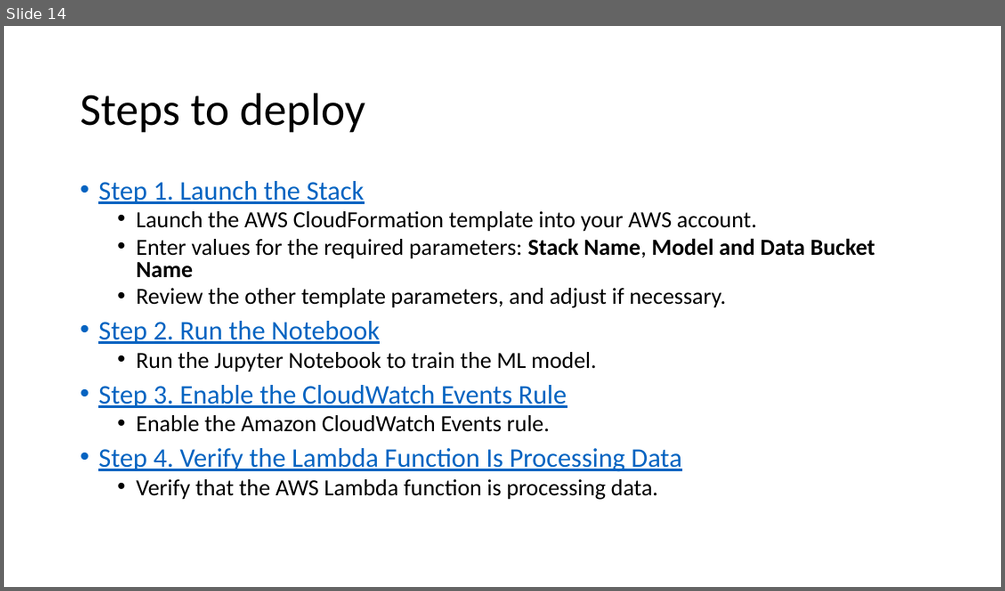
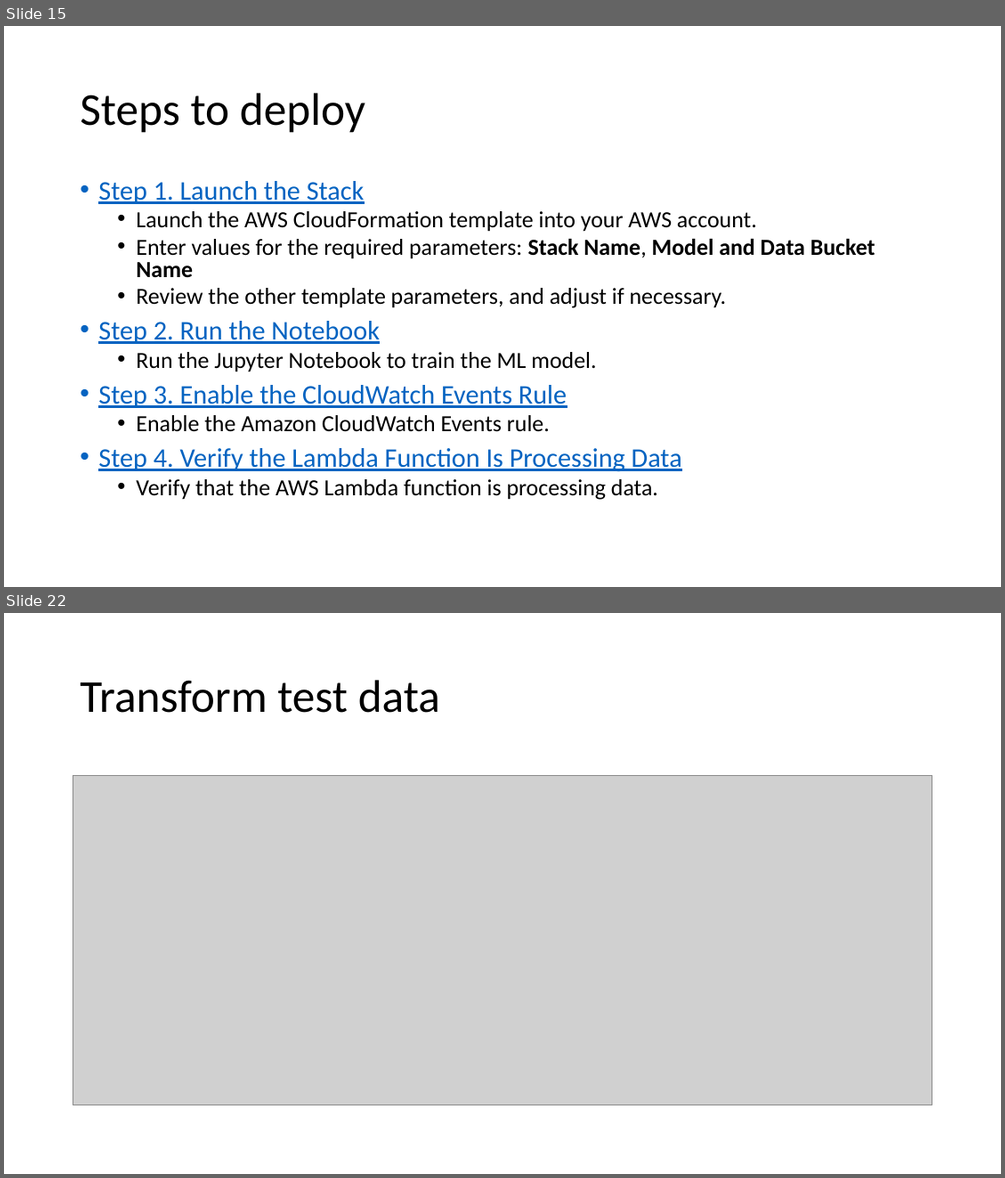
Before and after one commit to xuan0802/iot_slide, a slide deck: IoT analytics.pptx. Shown one above the other, each under a label of ours: slide 14 before the commit, slides 15 and 22 after it; the slides between them are not shown. The pictures are 1005x591 and 1005x1178 pixels, drawn with LibreOffice and Linux fonts; fonts in the diff are those of the drawing; grey boxes stand for pictures. Boxes give left, top, right and bottom in pixels: in the first picture for what was removed or moved away, otherwise in the second. Text is boxed around its words. In the diff, an @@ line names an element or a change of style, - is before the commit and + after.

```diff
--- a/IoT analytics.pptx
+++ b/IoT analytics.pptx
@@ slide 22 added at (4,613,1001,1174), background #FFFFFF @@
@@ title added at (80,680,440,713), 44 pt, text #000000 @@
+Transform test data
@@ picture added at (73,775,933,1105) @@
@@ what was slide 14 is now slide 15 @@
```
Also in this commit, not shown: 1 slide changed, 9 other slides added, 1 other file.
